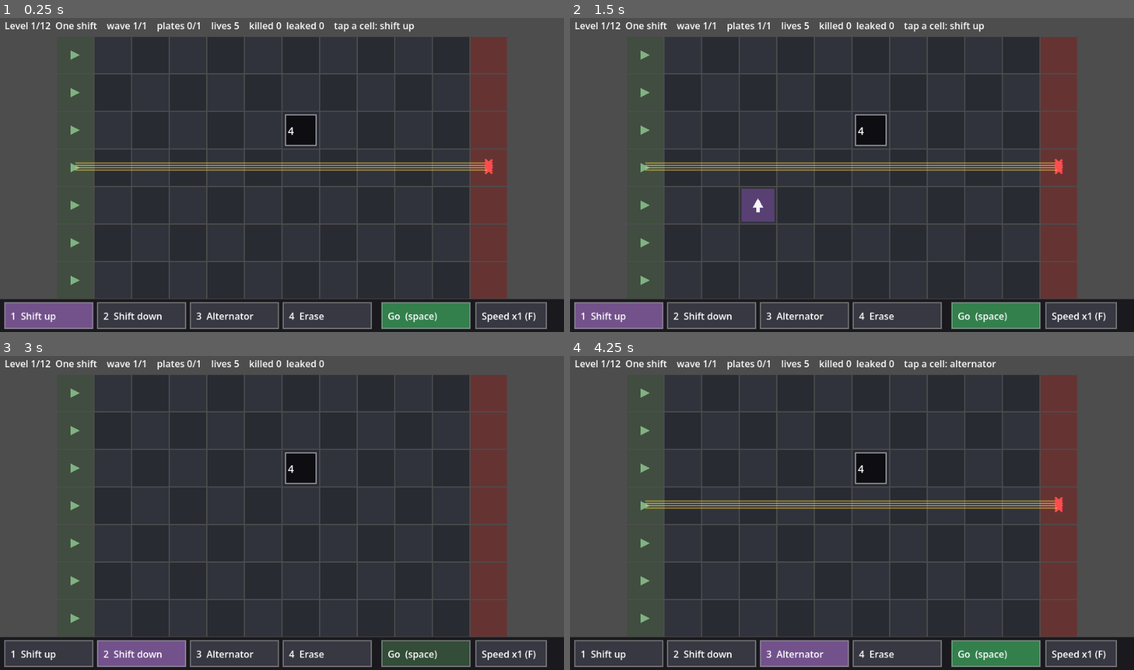
Above: before the commit, frames 1-4 (two rows, left to right).
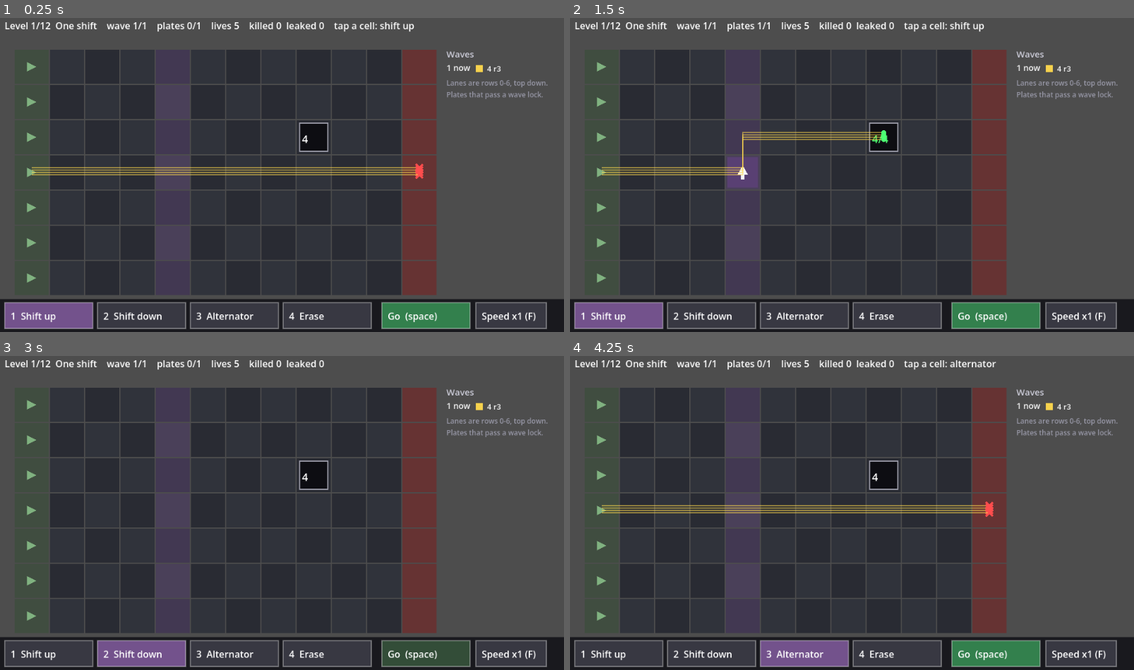
Above: after the commit, the same moments.

Repository: VladimirLi/game-off-2026
Game: Godot game, scene res://main.tscn
The game is run twice, just before and just after one commit, with the same random seed, the same clock (stepped at 60 frames per second) and the same inputs.
Inputs (mouse positions are in pixels of both pictures, inside the frame that each line leads up to):
- Up to frame 1 (0.25 s): no input
- Up to frame 2 (1.5 s): tap Enter at 0.5 s; move the mouse to (976, 159) at 0.52 s; tap R at 0.6, 1.35 s; click (976, 159) at 0.67 s; tap Space at 0.77 s; move the mouse to (739, 190) at 1.27 s; click (739, 190) at 1.42 s
- Up to frame 3 (3 s): tap Space at 1.52, 2.75 s; move the mouse to (338, 440) at 2.02 s; tap 1 at 2.1 s; click (338, 440) at 2.17 s; tap R at 2.3 s; move the mouse to (253, 575) at 2.77 s; tap 2 at 2.85 s; click (253, 575) at 2.92 s
- Up to frame 4 (4.25 s): tap Space at 3.02, 3.77 s; tap R at 3.05, 3.8 s; tap Enter at 3.5 s; move the mouse to (1021, 560) at 3.52 s; tap 3 at 3.6 s; click (1021, 560) at 3.67 s

The runs differ from the first frame. In frame 1, 31% of the frame differs, in the area x 4-98%, y 6-90%; in frame 2, 32%; in frame 3, 30%; in frame 4, 31%.

Commit message:
Shunting Yard: rails, locked plates, wave panel
Second playtest fell in three minutes: every plate sat in the pit column and
the board was rebuilt between waves. Plates now go only on rail columns well
before the pits, so lanes share plates and chains span the board; plates lock
once a wave passes, so wave 1's machine must anticipate wave 3; a side panel
lists upcoming waves as composition while the path preview traces only the
current wave. Smaller cells make room for the panel. Levels rebuilt around
this and verified by the solver (rails make the search near-instant).

Co-Authored-By: Claude Fable 5.1 <noreply@anthropic.com>
Claude-Session: https://claude.ai/code/session_01NqWBH5ixVA9psnbjQFsgAD

Diff:
--- a/prototypes/shunting-yard/main.gd
+++ b/prototypes/shunting-yard/main.gd
@@ -5,15 +5,18 @@
 # Light moves 1 cell per strength, Slick 2, Heavy needs strength 2 to move 1. The Alternator shifts up, then
 # down, alternating per enemy. An enemy shifted onto another plate is shifted again (chains up to 4).
 # Walls clamp. Before Go, every enemy's path through the machine is traced, and each pit shows its predicted fill.
-# Levels: {name, pits: [[col, row, capacity]], budget, waves: [[[kind, row, count], ...], ...]}.
+# Levels: {name, rails: [columns where plates may go], pits: [[col, row, capacity]], bolted: [[col, row]],
+#   budget, waves: [[[kind, row, count], ...], ...]}. Plates that have run a passing wave are locked: you can add,
+#   never rebuild, so the machine must anticipate the waves listed in the side panel.
 # Groups within a wave are interleaved, so sorting matters. A wave passes only with zero leaks; each leak costs
 # one of the level's 5 lives and the wave is retried with the pits as they were.
 
 const COLS := 12            # column 0 spawns, column 11 is the base
 const ROWS := 7
-const CS := 64.0
-const ORG := Vector2(96, 36)
+const CS := 60.0
+const ORG := Vector2(24, 58)
 const PAL_Y := 484.0
+const PANEL_X := 760.0
 const TICK := 0.45
 const MAX_STACK := 2
 const MAX_CHAIN := 4
@@ -29,18 +32,18 @@
 const TOOL_NAME := ["Shift up", "Shift down", "Alternator", "Erase"]
 
 const LEVELS := [
-	{"name": "One shift", "pits": [[6, 2, 4]], "budget": 1, "waves": [[[Kind.LIGHT, 3, 4]]]},
-	{"name": "Slick skips a row", "pits": [[6, 2, 3], [6, 1, 3]], "budget": 1, "waves": [[[Kind.LIGHT, 3, 3], [Kind.SLICK, 3, 3]]]},
-	{"name": "Heavy needs two", "pits": [[6, 4, 3], [6, 5, 3]], "budget": 2, "waves": [[[Kind.LIGHT, 3, 3], [Kind.HEAVY, 3, 3]]]},
-	{"name": "Pits fill up", "pits": [[6, 2, 3], [6, 4, 3]], "budget": 1, "waves": [[[Kind.LIGHT, 3, 6]]]},
-	{"name": "Every other one", "pits": [[6, 2, 4], [6, 5, 4]], "budget": 1, "waves": [[[Kind.LIGHT, 3, 4], [Kind.SLICK, 3, 4]]]},
-	{"name": "Merge", "pits": [[7, 3, 8]], "budget": 2, "waves": [[[Kind.LIGHT, 5, 4], [Kind.SLICK, 5, 4]]]},
-	{"name": "Sort all three", "pits": [[6, 0, 3], [6, 1, 3], [6, 2, 3]], "budget": 2, "waves": [[[Kind.LIGHT, 3, 3], [Kind.SLICK, 3, 3], [Kind.HEAVY, 3, 3]]]},
-	{"name": "Two lanes, two waves", "pits": [[7, 3, 15]], "budget": 3, "waves": [[[Kind.LIGHT, 1, 3], [Kind.SLICK, 5, 3]], [[Kind.LIGHT, 1, 3], [Kind.SLICK, 5, 3], [Kind.HEAVY, 3, 3]]]},
-	{"name": "Bolted floor", "pits": [[8, 1, 4], [8, 5, 4]], "bolted": [[2, 3], [3, 3], [4, 3], [5, 3], [6, 3], [7, 3], [3, 2], [3, 4], [5, 2], [5, 4]], "budget": 2, "waves": [[[Kind.LIGHT, 3, 4], [Kind.SLICK, 3, 4]]]},
-	{"name": "Share the load", "pits": [[7, 1, 4], [7, 3, 8], [7, 5, 4]], "budget": 2, "waves": [[[Kind.LIGHT, 2, 8], [Kind.LIGHT, 4, 8]]]},
-	{"name": "Three lanes", "pits": [[8, 0, 6], [8, 2, 2], [8, 6, 6]], "budget": 4, "waves": [[[Kind.LIGHT, 1, 2], [Kind.SLICK, 3, 2], [Kind.HEAVY, 5, 2]], [[Kind.SLICK, 1, 2], [Kind.LIGHT, 3, 2], [Kind.HEAVY, 5, 2], [Kind.LIGHT, 5, 2]]]},
-	{"name": "The yard", "pits": [[9, 1, 4], [9, 2, 4], [9, 4, 4], [9, 6, 4]], "budget": 4, "waves": [[[Kind.LIGHT, 3, 4], [Kind.SLICK, 3, 4]], [[Kind.HEAVY, 3, 4], [Kind.LIGHT, 3, 4]]]},
+	{"name": "One shift", "rails": [4], "pits": [[8, 2, 4]], "budget": 1, "waves": [[[Kind.LIGHT, 3, 4]]]},
+	{"name": "Slick skips a row", "rails": [4], "pits": [[8, 2, 3], [8, 1, 3]], "budget": 1, "waves": [[[Kind.LIGHT, 3, 3], [Kind.SLICK, 3, 3]]]},
+	{"name": "Heavy needs two", "rails": [4], "pits": [[8, 4, 3], [8, 5, 3]], "budget": 2, "waves": [[[Kind.LIGHT, 3, 3], [Kind.HEAVY, 3, 3]]]},
+	{"name": "Plates lock", "rails": [4], "pits": [[8, 2, 4], [8, 4, 4]], "budget": 1, "waves": [[[Kind.LIGHT, 3, 4]], [[Kind.LIGHT, 3, 4]]]},
+	{"name": "Every other one", "rails": [4], "pits": [[8, 2, 4], [8, 5, 4]], "budget": 1, "waves": [[[Kind.LIGHT, 3, 4], [Kind.SLICK, 3, 4]]]},
+	{"name": "Merge", "rails": [3, 6], "pits": [[9, 3, 8]], "budget": 2, "waves": [[[Kind.LIGHT, 5, 4], [Kind.SLICK, 5, 4]]]},
+	{"name": "Sort all three", "rails": [4], "pits": [[8, 0, 3], [8, 1, 3], [8, 2, 3]], "budget": 2, "waves": [[[Kind.LIGHT, 3, 3], [Kind.SLICK, 3, 3], [Kind.HEAVY, 3, 3]]]},
+	{"name": "Two lanes, three waves", "rails": [3, 6], "pits": [[9, 3, 18]], "budget": 3, "waves": [[[Kind.LIGHT, 1, 3], [Kind.SLICK, 5, 3]], [[Kind.HEAVY, 3, 3], [Kind.LIGHT, 1, 3]], [[Kind.SLICK, 5, 3], [Kind.HEAVY, 3, 3]]]},
+	{"name": "Bolted rails", "rails": [2, 5, 8], "pits": [[10, 1, 4], [10, 5, 4]], "bolted": [[2, 3], [5, 2], [8, 3], [8, 5]], "budget": 2, "waves": [[[Kind.LIGHT, 3, 4], [Kind.SLICK, 3, 4]]]},
+	{"name": "Share the load", "rails": [4, 7], "pits": [[9, 1, 4], [9, 3, 8], [9, 5, 4]], "budget": 2, "waves": [[[Kind.LIGHT, 2, 4], [Kind.LIGHT, 4, 4]], [[Kind.LIGHT, 2, 4], [Kind.LIGHT, 4, 4]]]},
+	{"name": "Three lanes", "rails": [3, 6], "pits": [[9, 0, 6], [9, 2, 2], [9, 6, 6]], "budget": 4, "waves": [[[Kind.LIGHT, 1, 2], [Kind.SLICK, 3, 2], [Kind.HEAVY, 5, 2]], [[Kind.SLICK, 1, 2], [Kind.LIGHT, 3, 2], [Kind.HEAVY, 5, 2], [Kind.LIGHT, 5, 2]]]},
+	{"name": "The yard", "rails": [2, 5, 8], "pits": [[10, 1, 4], [10, 2, 4], [10, 4, 4], [10, 6, 4]], "budget": 4, "waves": [[[Kind.LIGHT, 3, 4], [Kind.SLICK, 3, 4]], [[Kind.HEAVY, 3, 4], [Kind.LIGHT, 3, 4]]]},
 ]
 
 var level := 0
@@ -48,6 +51,8 @@
 var plates := {}            # Vector2i -> Array[Tool]
 var pits := {}              # Vector2i -> capacity left
 var bolted := {}            # Vector2i -> true: floor you cannot put a plate on
+var rails: Array = []       # columns where plates may go
+var locked := {}            # Vector2i -> number of plates on that cell that have run a passing wave
 var budget := 0
 var lives := LIVES
 var tool: int = Tool.UP
@@ -86,6 +91,8 @@
 	bolted.clear()
 	for b in LEVELS[i].get("bolted", []):
 		bolted[Vector2i(b[0], b[1])] = true
+	rails = LEVELS[i].get("rails", range(1, COLS - 1))
+	locked.clear()
 	budget = LEVELS[i]["budget"]
 	lives = LIVES
 	running = false
@@ -277,8 +284,14 @@
 	if bolted.has(c):
 		set_note("Bolted floor: no plate goes here.")
 		return
+	if not (c.x in rails):
+		set_note("Plates go on the rails, the lit columns.")
+		return
 	if tool == Tool.ERASE:
 		if plates.has(c):
+			if plates[c].size() <= locked.get(c, 0):
+				set_note("Locked: that plate has run a wave. R restarts the level.")
+				return
 			plates[c].pop_back()
 			if plates[c].is_empty():
 				plates.erase(c)
@@ -370,6 +383,8 @@
 		return
 	for k in sim["pits"]:
 		pits[k] = sim["pits"][k]
+	for k in plates:
+		locked[k] = plates[k].size()
 	report("wave done")
 	wave += 1
 	if wave >= LEVELS[level]["waves"].size():
@@ -386,6 +401,8 @@
 			var cell := Vector2i(c, r)
 			var rect := cell_rect(cell)
 			var col := Color(0.16, 0.17, 0.2) if (c + r) % 2 == 0 else Color(0.19, 0.2, 0.23)
+			if c in rails:
+				col = Color(0.26, 0.22, 0.32) if (c + r) % 2 == 0 else Color(0.29, 0.25, 0.35)
 			if c == 0:
 				col = Color(0.25, 0.3, 0.25)
 			elif c == COLS - 1:
@@ -426,6 +443,10 @@
 		for i in n:
 			var ox := (i - (n - 1) / 2.0) * 22.0
 			draw_plate_glyph(stack[i], cc + Vector2(ox, 0), k)
+		if locked.get(k, 0) > 0:  # a small padlock: ran a wave, cannot be erased
+			draw_rect(Rect2(rect.position + Vector2(CS - 16, 4), Vector2(10, 8)), Color(1, 0.85, 0.3))
+			draw_arc(rect.position + Vector2(CS - 11, 4), 3.5, PI, TAU, 8, Color(1, 0.85, 0.3), 2.0)
+	draw_wave_panel()
 	# preview paths
 	if not running:
 		var idx := 0
@@ -493,6 +514,37 @@
 		msg = note
 	label.text = msg
 
+func draw_wave_panel() -> void:
+	var lv: Dictionary = LEVELS[level]
+	var y := ORG.y
+	draw_string(font, Vector2(PANEL_X, y + 14), "Waves", HORIZONTAL_ALIGNMENT_LEFT, -1, 15, Color(0.8, 0.8, 0.85))
+	y += 24
+	for w in lv["waves"].size():
+		var cur: bool = w == wave and not won
+		var done: bool = w < wave or won
+		var col := Color(1, 1, 1, 0.95) if cur else Color(1, 1, 1, 0.45)
+		var tag := "%d" % (w + 1)
+		if done:
+			tag += " ok"
+		elif cur:
+			tag += " now"
+		draw_string(font, Vector2(PANEL_X, y + 13), tag, HORIZONTAL_ALIGNMENT_LEFT, -1, 14, col)
+		var x := PANEL_X + 50
+		for g in lv["waves"][w]:
+			var kc: Color = KIND_COL[g[0]]
+			kc.a = 0.95 if cur else 0.5
+			var sz: float = 12 if g[0] != Kind.HEAVY else 16
+			draw_rect(Rect2(Vector2(x, y + 9 - sz / 2), Vector2(sz, sz)), kc)
+			draw_string(font, Vector2(x + 19, y + 14), "%d r%d" % [g[2], g[1]], HORIZONTAL_ALIGNMENT_LEFT, -1, 13, col)
+			x += 56
+			if x > 940:
+				x = PANEL_X + 50
+				y += 18
+		y += 24
+	draw_string(font, Vector2(PANEL_X, y + 14), "Lanes are rows 0-6, top down.", HORIZONTAL_ALIGNMENT_LEFT, -1, 12, Color(0.6, 0.6, 0.66))
+	y += 20
+	draw_string(font, Vector2(PANEL_X, y + 14), "Plates that pass a wave lock.", HORIZONTAL_ALIGNMENT_LEFT, -1, 12, Color(0.6, 0.6, 0.66))
+
 func draw_plate_glyph(t: int, c: Vector2, key: Vector2i) -> void:
 	var w := Color(1, 1, 1, 0.95)
 	match t:
